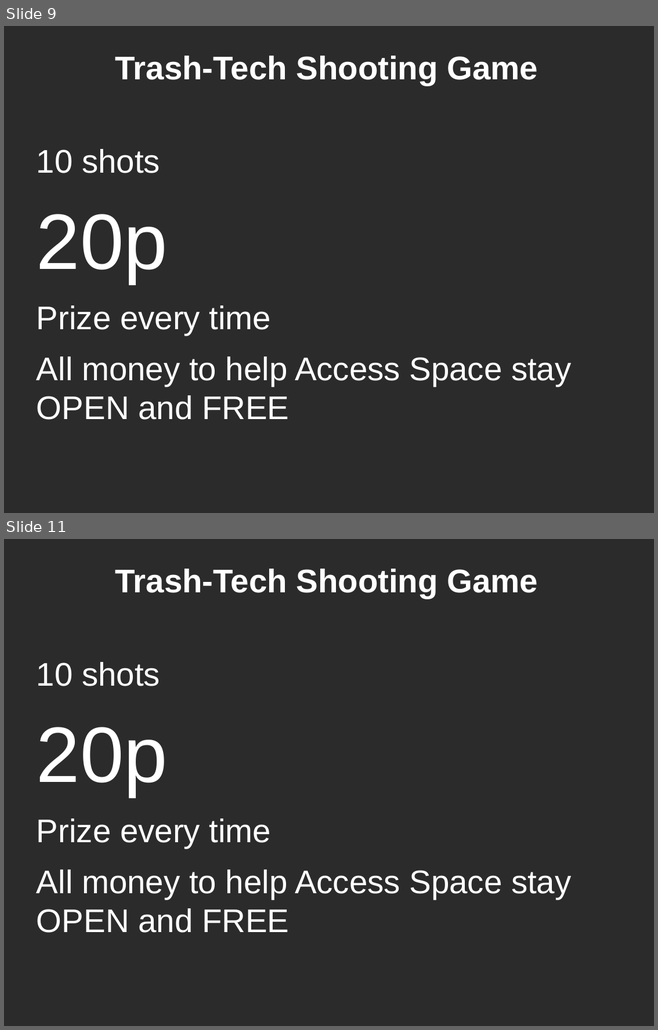
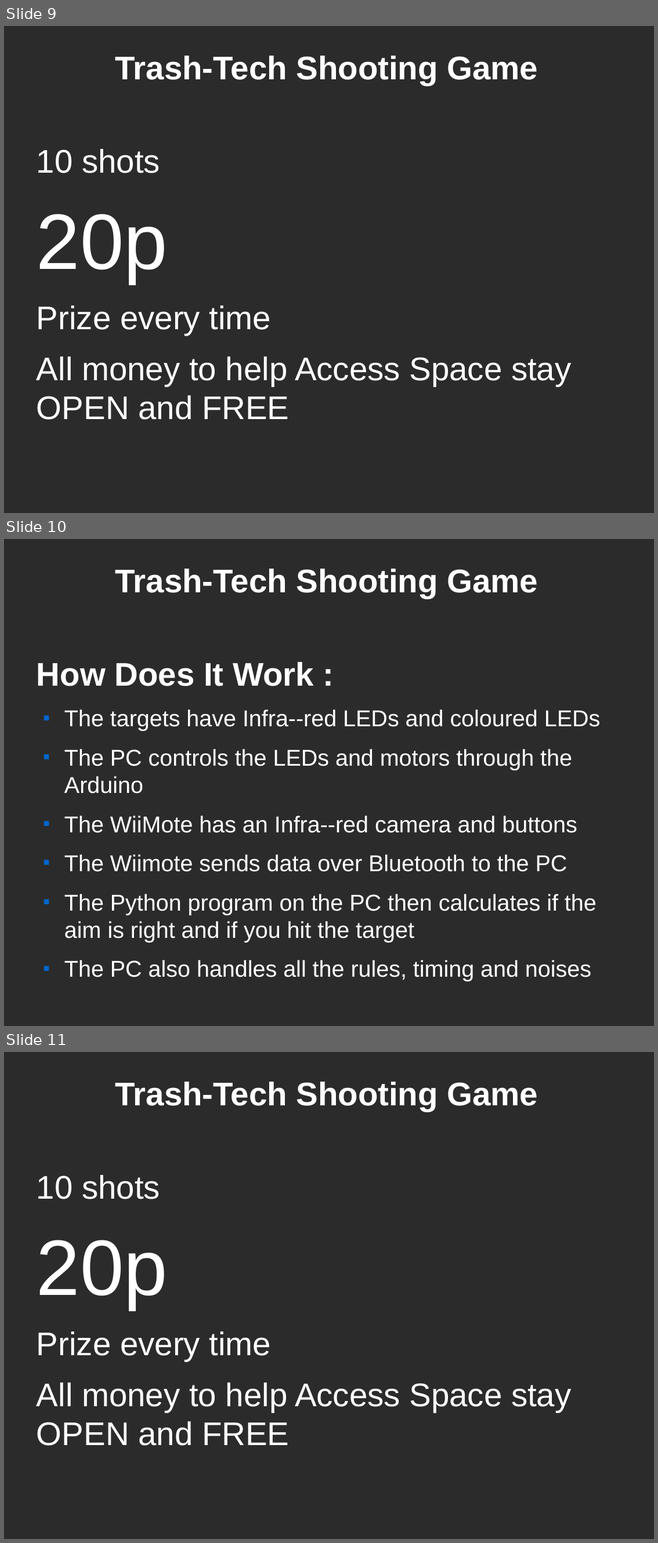
Before and after one commit to AccessSpace/MechanicalWiiMoteShootingGallery, a slide deck: Slideshow.odp. Shown one above the other, each under a label of ours: slides 9 and 11 before the commit, slides 9, 10 and 11 after it; the slides between them are not shown. The pictures are 658x1030 and 658x1543 pixels, drawn with LibreOffice and Linux fonts; fonts in the diff are those of the drawing; background and template pictures are left out; a plain dark background stands for a picture behind light text. Boxes give left, top, right and bottom in pixels: in the first picture for what was removed or moved away, otherwise in the second. Text is boxed around its words. In the diff, an @@ line names an element or a change of style, - is before the commit and + after.

```diff
--- a/Slideshow.odp
+++ b/Slideshow.odp
@@ slide 10 added at [4,539,654,1026], background picture (left out) @@
@@ title added at [115,569,538,599], 40 pt, text #FFFFFF, bold @@
+Trash-Tech Shooting Game
@@ text added at [36,662,600,982], 28 pt, text #FFFFFF @@
+How Does It Work :
+■ The targets have Infra--red LEDs and coloured LEDs
+■ The PC controls the LEDs and motors through the Arduino
+■ The WiiMote has an Infra--red camera and buttons
+■ The Wiimote sends data over Bluetooth to the PC
+■ The Python program on the PC then calculates if the aim is right and if you hit the target
+■ The PC also handles all the rules, timing and noises
```
Also in this commit, not shown: 1 slide removed.
